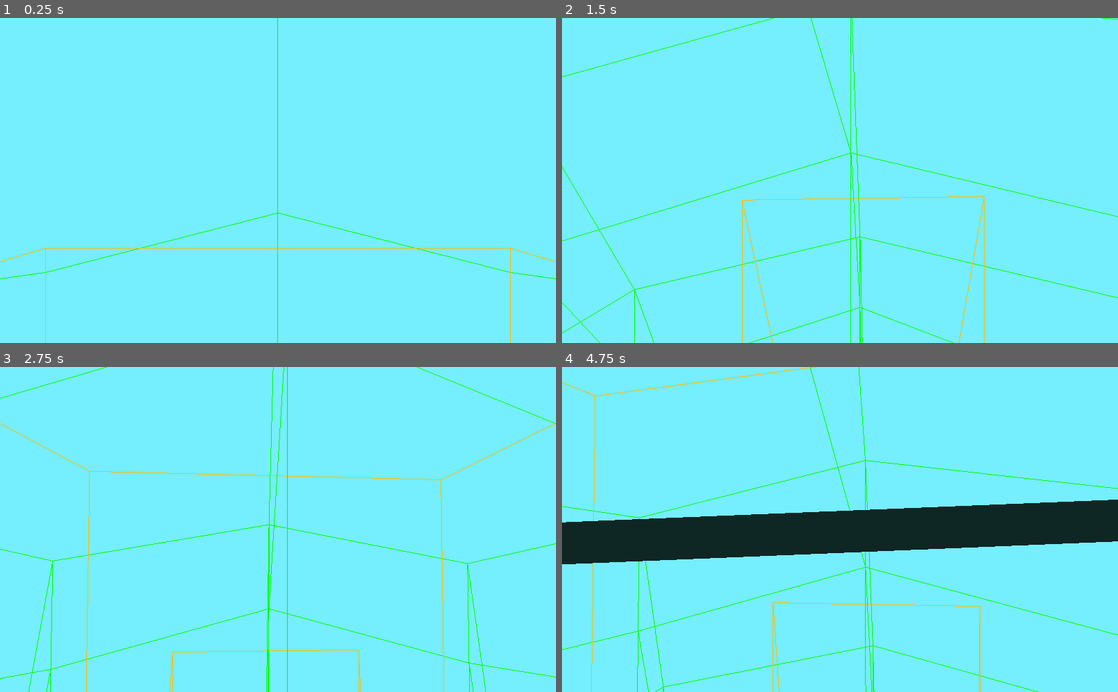
Above: before the commit, frames 1-4 (two rows, left to right).
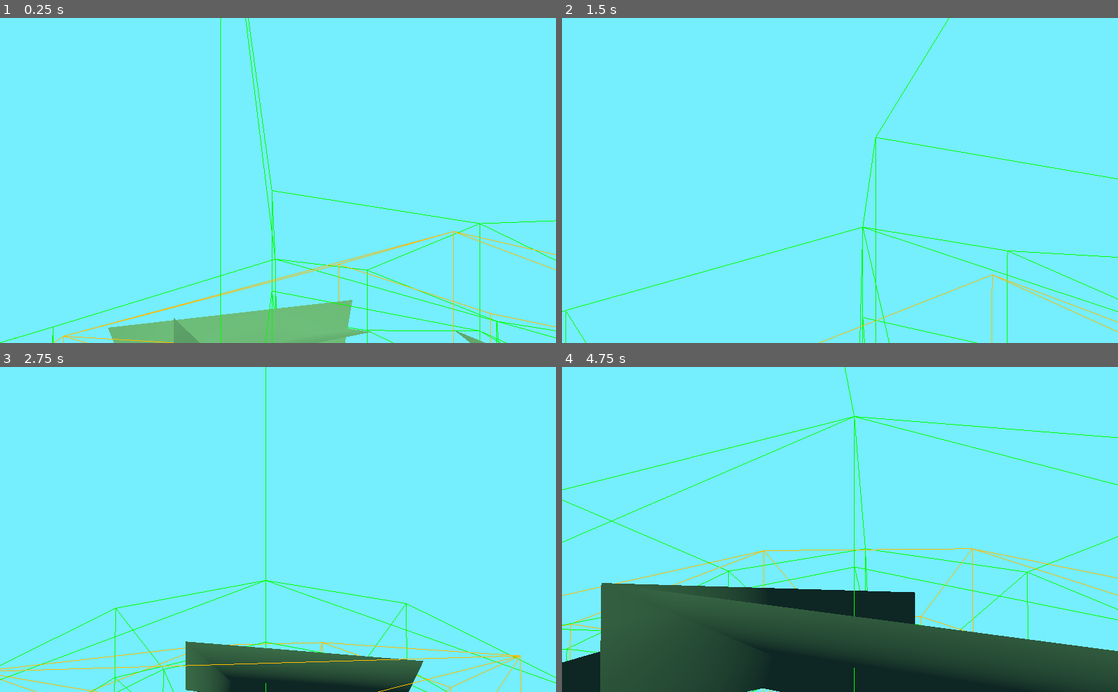
Above: after the commit, the same moments.

Repository: ctkerns/Marching-Cube-Sphere
Game: Godot game, scene res://Scenes/Universe.tscn
The game is run twice, just before and just after one commit, with the same random seed, the same clock (stepped at 60 frames per second) and the same inputs.
Inputs (mouse positions are in pixels of both pictures, inside the frame that each line leads up to):
- Up to frame 1 (0.25 s): no input
- Up to frame 2 (1.5 s): move the mouse to (867, 180) at 0.52 s; hold W (move_forward) from 0.53 s (still down); move the mouse to (812, 180) at 1.27 s
- Up to frame 3 (2.75 s): keep holding W (move_forward); move the mouse to (289, 523) at 2.02 s
- Up to frame 4 (4.75 s): keep holding W (move_forward); move the mouse to (834, 536) at 2.77 s; move the mouse to (878, 532) at 3.52 s; move the mouse to (795, 526) at 4.27 s

The runs differ from the first frame. In frame 1, 6.2% of the frame differs, in the area x 0-100%, y 0-100%; in frame 2, 2.3%; in frame 3, 8.0%; in frame 4, 40%.

Commit message:
Added physics to surface mesh.

Diff:
--- a/Scenes/OctTerrain.tscn
+++ b/Scenes/OctTerrain.tscn
@@ -19,3 +19,7 @@
 
 [node name="Surface" type="MeshInstance" parent="."]
 material_override = SubResource( 1 )
+
+[node name="StaticBody" type="StaticBody" parent="."]
+
+[node name="CollisionShape" type="CollisionShape" parent="StaticBody"]
--- a/Scripts/Octree/Mesher.gd
+++ b/Scripts/Octree/Mesher.gd
@@ -57,7 +57,7 @@
 		tree_mesh.mesh = ArrayMesh.new()
 		tree_mesh.mesh.add_surface_from_arrays(Mesh.PRIMITIVE_LINES, tree_arr)
 
-	func draw_dual(dual_mesh, surface_mesh):
+	func draw_dual(dual_mesh, surface_mesh) -> Shape:
 		# Set up array meshes.
 		var dual_arr = []
 		dual_arr.resize(Mesh.ARRAY_MAX)
@@ -76,6 +76,8 @@
 		dual_mesh.mesh.add_surface_from_arrays(Mesh.PRIMITIVE_LINES, dual_arr)
 		surface_mesh.mesh = ArrayMesh.new()
 		surface_mesh.mesh.add_surface_from_arrays(Mesh.PRIMITIVE_TRIANGLES, surface_arr)
+
+		return surface_mesh.mesh.create_trimesh_shape()
 
 	func _cube_proc(t: int):
 		# Terminate when t1 is a leaf node.
--- a/Scripts/Octree/OctTerrain.gd
+++ b/Scripts/Octree/OctTerrain.gd
@@ -6,19 +6,22 @@
 onready var borders = get_node("Borders")
 onready var dual = get_node("Dual")
 onready var surface = get_node("Surface")
+onready var collision_shape = get_node("StaticBody/CollisionShape")
 
 onready var octree = Octree.Octree.new()
 onready var mesher = Mesher.Mesher.new(octree)
 
 func init():
 	octree.split(0b1)
-	# octree.split(0b1000)
-	# octree.split(0b1001)
-	# octree.split(0b1010)
-	# octree.split(0b1011)
+	octree.split(0b1000)
+	octree.split(0b1001)
+	octree.split(0b1010)
+	octree.split(0b1011)
 	# split(0b1000000)
 	pass
 
 func draw():
 	mesher.draw_tree(borders)
-	mesher.draw_dual(dual, surface)
+	var shape = mesher.draw_dual(dual, surface)
+
+	collision_shape.set_shape(shape)
